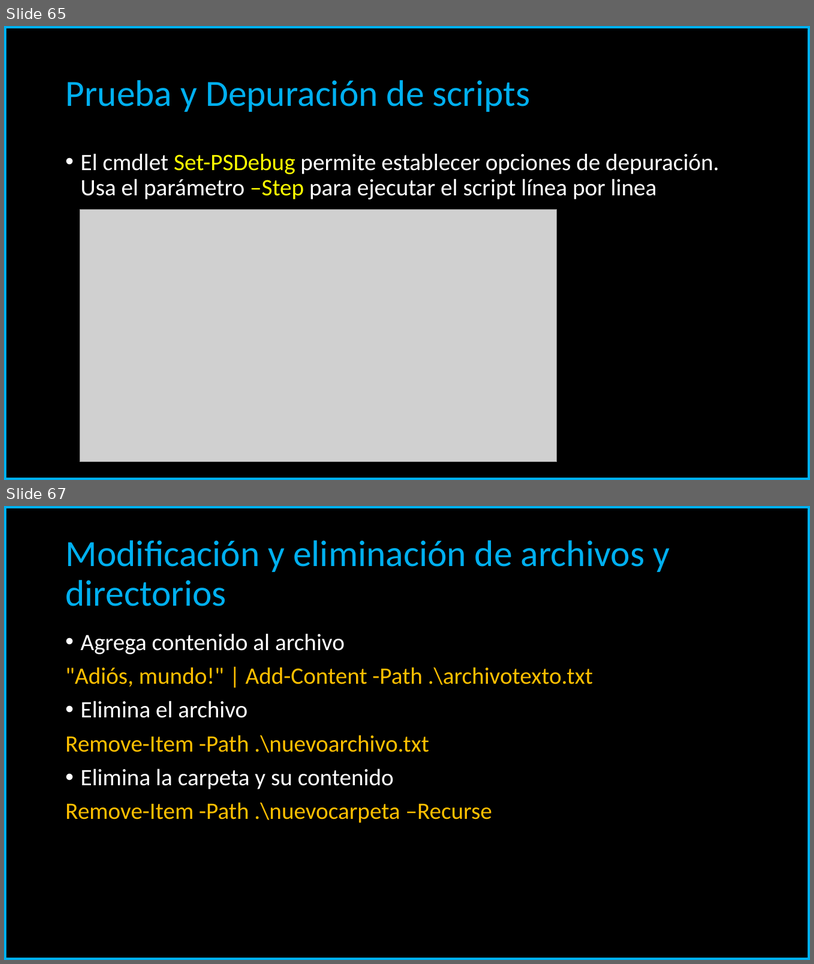
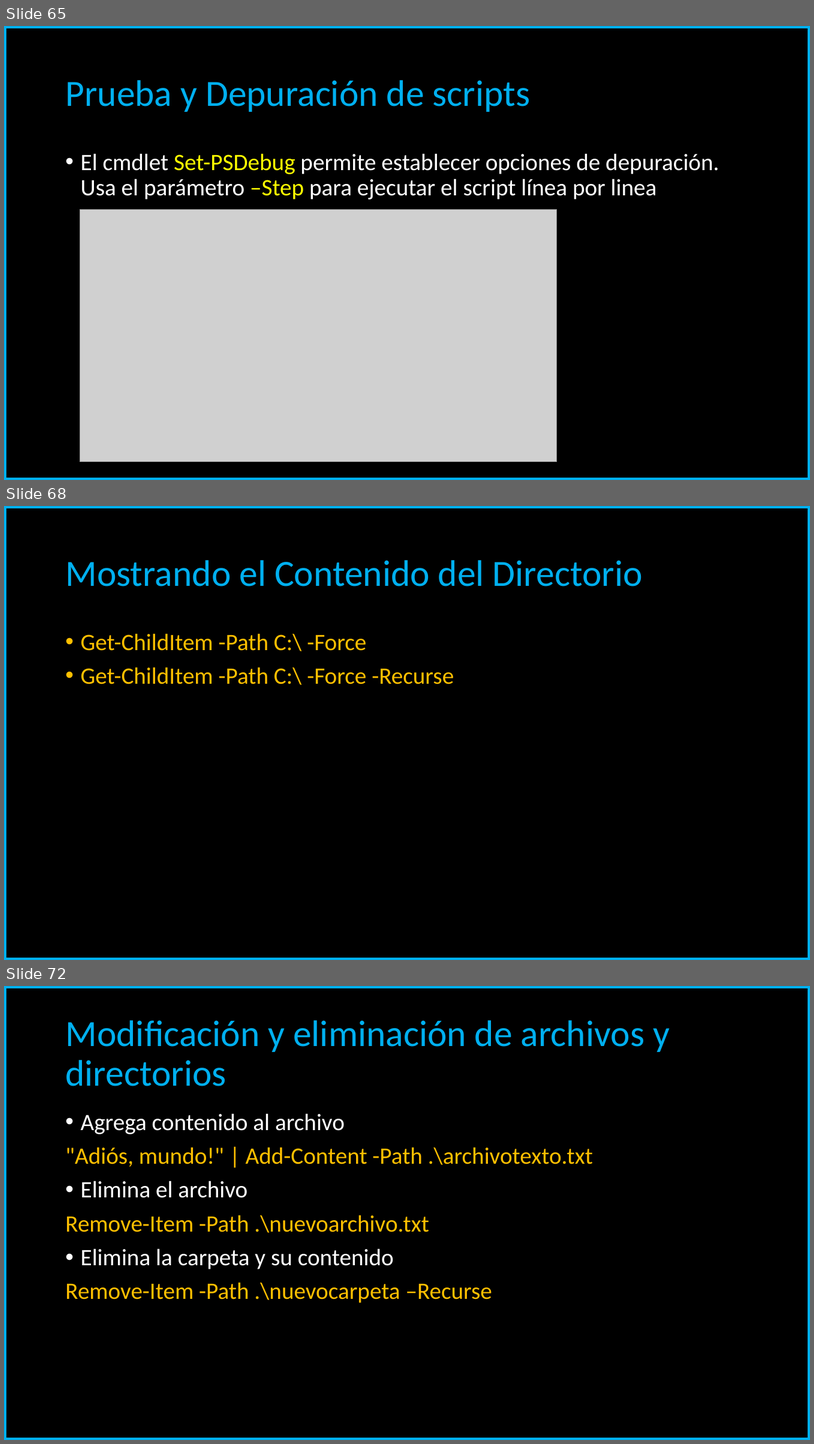
Before and after one commit to carloscarreno/linuxscripting, a slide deck: PowerShell Scripting.pptx. Shown one above the other, each under a label of ours: slides 65 and 67 before the commit, slides 65, 68 and 72 after it; the slides between them are not shown. The pictures are 814x964 and 814x1444 pixels, drawn with LibreOffice and Linux fonts; fonts in the diff are those of the drawing; grey boxes stand for pictures. Boxes give left, top, right and bottom in pixels: in the first picture for what was removed or moved away, otherwise in the second. Text is boxed around its words. In the diff, an @@ line names an element or a change of style, - is before the commit and + after.

```diff
--- a/PowerShell Scripting.pptx
+++ b/PowerShell Scripting.pptx
@@ slide 68 added at [4, 506, 810, 960], background #000000; not listed: 1 template element that a slide beside it also shows @@
@@ title added at [65, 560, 643, 586], 44 pt, text #00B0F0 @@
+Mostrando el Contenido del Directorio
@@ text added at [81, 633, 454, 685], 28 pt, text #FFC000 @@
+• Get-ChildItem -Path C:\ -Force
+• Get-ChildItem -Path C:\ -Force -Recurse
@@ what was slide 67 is now slide 72 @@
```
Also in this commit, not shown: 4 slides changed, 7 other slides added, 1 slide removed.
